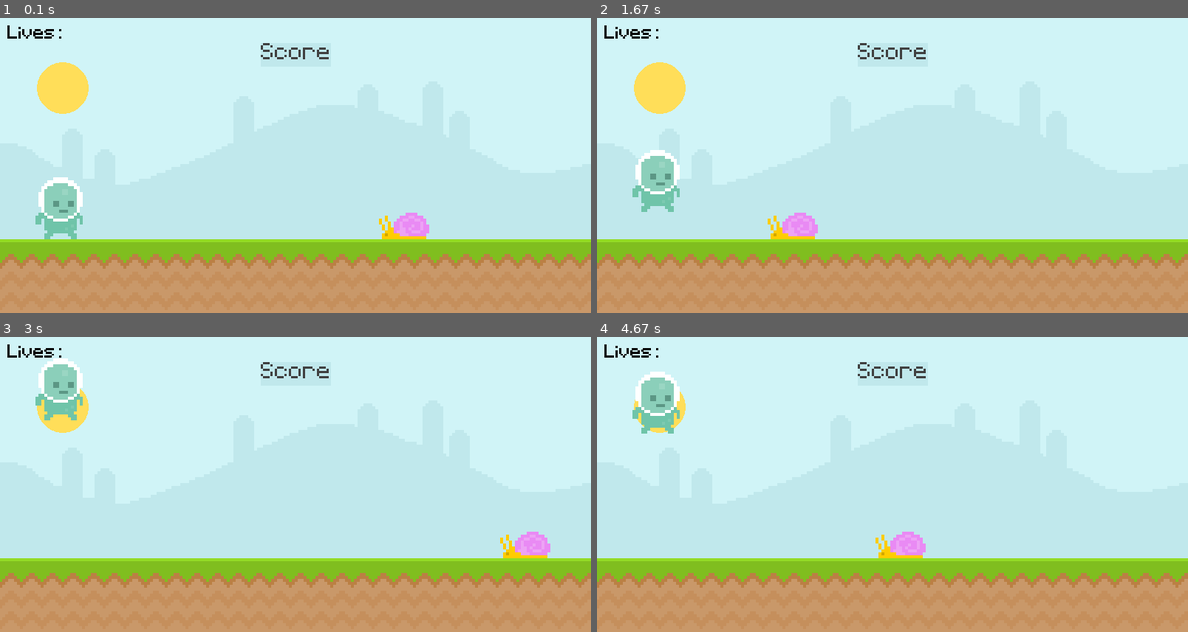
Above: before the commit, frames 1-4 (two rows, left to right).
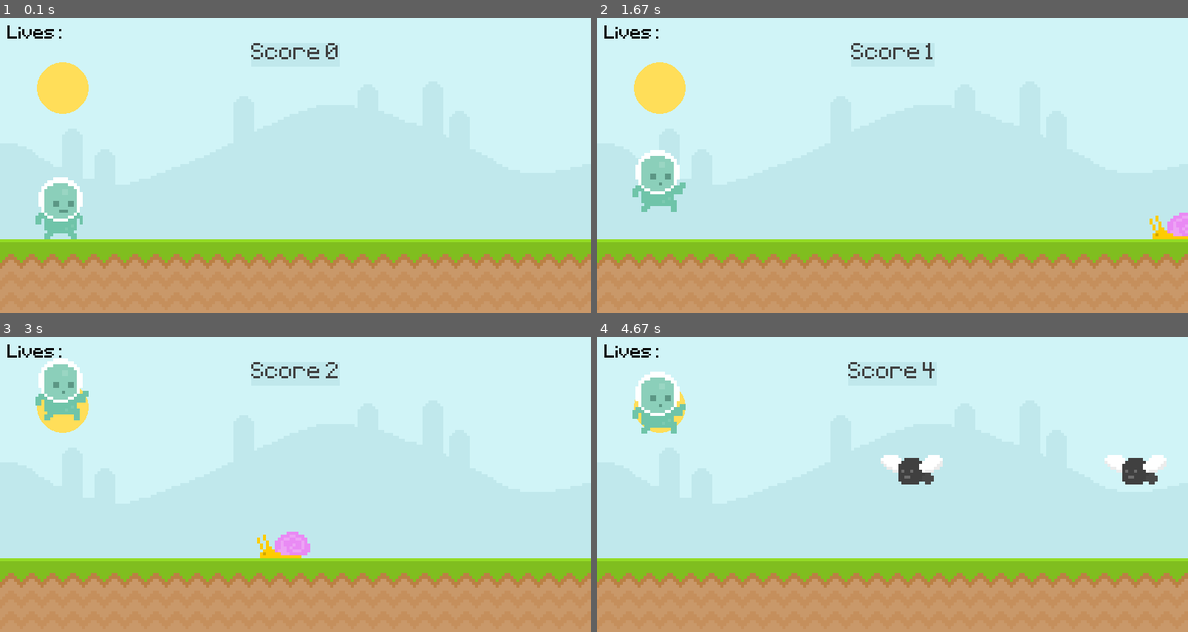
Above: after the commit, the same moments.

Repository: OscarGM40/pygames
Game: pygame game, started from pygameIntro/main.py
Same seed, same stepped clock (60 frames per second), same inputs: the game is played once before the commit and once after it.
Inputs (mouse positions are in pixels of both pictures, inside the frame that each line leads up to):
- Up to frame 1 (0.1 s): no input
- Up to frame 2 (1.67 s): tap Space at 0.33, 0.73, 1.03, 1.57 s
- Up to frame 3 (3 s): tap Space at 1.87, 2.4, 2.7 s; click (307, 384) at 2.05 s
- Up to frame 4 (4.67 s): tap Space at 3.3, 3.6, 4.13, 4.43 s

The runs differ from the first frame. In frame 1, 0.9% of the frame differs, in the area x 42-73%, y 8-75%; in frame 2, 1.4%; in frame 3, 1.5%; in frame 4, 2.4%, in the area x 10-97%, y 8-75%.

Commit message:
pygame is God

Diff:
--- a/pygameIntro/level.py
+++ b/pygameIntro/level.py
@@ -1,6 +1,12 @@
 import pygame
+from random import randint
 
 class Level():
+  start_time = 0
+  snail_frame_index = 0
+  snail_frames = []
+  fly_frame_index = 0
+  fly_frames = []
   def __init__(self):
     # SUPERFICES: creo una regular surface con pygame.Surface((width, height))
     # test_surface = pygame.Surface((100,200))
@@ -10,8 +16,18 @@
     self.create_player()
     self.create_enemy()
     self.create_UI()
+    self.display_score()
     self.player_gravity = 0
     self.player_is_jumping = False
+    self.enemies_list = []
+    self.enemies_surf = []
+
+    self.types = []
+    self.enemies = {
+      'rects': self.enemies_list,
+      'surfs': self.enemies_surf,
+      'types': self.types
+    }
 
   def create_map(self):
     # IMAGENES: para importar una imagen se usa pygame.image.load(ruta):
@@ -19,12 +35,52 @@
     self.ground_surface = pygame.image.load('graphics/ground.png').convert_alpha()
 
   def create_player(self):
-    self.player_surf = pygame.image.load('graphics/Player/player_walk_1.png').convert_alpha()
+    player_walk_1 = pygame.image.load('graphics/Player/player_walk_1.png').convert_alpha()
+    player_walk_2 = pygame.image.load('graphics/Player/player_walk_2.png').convert_alpha()
+    self.player_walk = [player_walk_1, player_walk_2]
+    self.player_index = 0
+    self.player_jump = pygame.image.load('graphics/Player/jump.png').convert_alpha()
+    self.player_surf = self.player_walk[self.player_index]
     self.player_rect = self.player_surf.get_rect(midbottom = (80,300))
 
+
+
+  def create_standing_player(self):
+    self.player_standing_surf = pygame.image.load('graphics/Player/player_stand.png').convert_alpha()
+    # self.player_standing_surf = pygame.transform.scale(self.player_standing_surf,(150,150))
+    self.player_standing_surf = pygame.transform.rotozoom(self.player_standing_surf,0,2)
+    self.player_standing_rect = self.player_standing_surf.get_rect(center = (400,200))
+    return (self.player_standing_surf, self.player_standing_rect)
+
+  def create_game_over_UI(self):
+    self.text_font = pygame.font.Font('font/Pixeltype.ttf',50)
+    self.game_title_surf = self.text_font.render("Pixel Runner",False,(111,196,169))
+    self.game_title_rect = self.game_title_surf.get_rect(center = (410,80))
+    self.game_message = self.text_font.render("Press space to run",False,(111,196,169))
+    self.game_message_rect = self.game_message.get_rect(center = (410,340))
+    return(self.game_title_surf, self.game_title_rect, self.game_message, self.game_message_rect)
+
+
   def create_enemy(self):
-    self.snail_surf = pygame.image.load('graphics/snail/snail1.png').convert_alpha()
-    self.snail_rect = self.snail_surf.get_rect(bottomright = (600,300))
+    condition = randint(0,2)
+    if condition == 0:
+      self.snail_frame_1 = pygame.image.load('graphics/snail/snail1.png').convert_alpha()
+      self.snail_frame_2 = pygame.image.load('graphics/snail/snail2.png').convert_alpha()
+      self.snail_frames = [self.snail_frame_1, self.snail_frame_2]
+      self.snail_frame_index = 0
+      self.snail_surf = self.snail_frames[0]
+      self.snail_rect = self.snail_surf.get_rect(bottomright = (randint(900,1100),300))
+      self.type = "snail"
+      return (self.snail_surf,self.snail_rect, self.type)
+    else:
+      self.fly_frame_1 = pygame.image.load('graphics/Fly/Fly1.png').convert_alpha()
+      self.fly_frame_2 = pygame.image.load('graphics/Fly/Fly2.png').convert_alpha()
+      self.fly_frames = [self.fly_frame_1, self.fly_frame_2]
+      self.fly_frame_index = 0
+      self.fly_surf = self.fly_frames[0]
+      self.fly_rect = self.fly_surf.get_rect(bottomright = (randint(900,1100),200))
+      self.type = "fly"
+      return (self.fly_surf,self.fly_rect,self.type)
 
   def create_UI(self):
     # TEXTOS: hay que crear una fuente con la clase pygame.font.Font(family,size as Integer)
@@ -34,5 +90,12 @@
     self.lives_font = pygame.font.Font('font/Pixeltype.ttf',40)
     self.lives_surf = self.lives_font.render("Lives:",False,pygame.Color('Black'))
     self.lives_rect = self.lives_surf.get_rect(topleft = (10,10))
-    self.score_surf = self.text_font.render("Score",False,(64,64,64))
+    # self.score_surf = self.text_font.render("Score",False,(64,64,64))
+    # self.score_rect = self.score_surf.get_rect(center = (400,50))
+
+  def display_score(self):
+    # global current_time <- forma uno de hacer una variable global
+    current_time = int(pygame.time.get_ticks() / 1000) - self.start_time
+    self.score_surf = self.text_font.render(f'Score {current_time}',False,(64,64,64))
     self.score_rect = self.score_surf.get_rect(center = (400,50))
+    return current_time
--- a/pygameIntro/main.py
+++ b/pygameIntro/main.py
@@ -14,6 +14,47 @@
     self.clock = pygame.time.Clock()
     self.game_active = True
     self.level = Level()
+    self.score = 0
+    self.text_font = pygame.font.Font('font/Pixeltype.ttf',50)
+    # siempre hay que sumar 1 más a USERVENT por cada timer que cree
+    self.obstacle_timer = pygame.USEREVENT  + 1
+    # pygame.time.set_timer(functionToExecute, milliseconds)
+    pygame.time.set_timer(self.obstacle_timer, 1300)
+    # más timers para animar los enemies
+    self.snail_animation_timer = pygame.USEREVENT + 2
+    pygame.time.set_timer(self.snail_animation_timer, 300)
+    self.fly_animation_timer = pygame.USEREVENT + 3
+    pygame.time.set_timer(self.fly_animation_timer, 200)
+
+  def collisions(self,player,obstacles):
+    if obstacles:
+      for obstacle_rect in obstacles:
+        if player.colliderect(obstacle_rect):
+          return False
+    return True
+
+  def player_animation(self):
+    global player_surf,player_index
+    # si no toca el suelo cambio el sprite
+    if self.level.player_rect.bottom < 300:
+      self.level.player_surf = self.level.player_jump
+    else:
+      self.level.player_index += 0.1
+      self.level.player_surf = self.level.player_walk[int(self.level.player_index) % len(self.level.player_walk)]
+
+  def create_enemies(self):
+    # for enemy_rect in self.level.enemies_list:
+    if(self.level.enemies):
+      for enemy_rect in self.level.enemies['rects']:
+        enemy_rect.x -= 5
+        if enemy_rect.bottom == 300:
+          self.screen.blit(self.level.snail_surf, enemy_rect)
+        else:
+          self.screen.blit(self.level.fly_surf, enemy_rect)
+          # list comprehension(x for x in list if ...):
+      self.level.enemies_list = [enemy_rect for enemy_rect in self.level.enemies_list if enemy_rect.x > -100]
+
+    return self.level.enemies_list
 
 # sin embargo falta mantener el script indefinidamente
   def run(self):
@@ -40,6 +81,39 @@
               self.level.player_gravity = 0
               self.level.player_rect.bottom = 300
               self.level.snail_rect.right = 800
+              self.level.start_time = int(pygame.time.get_ticks() / 1000)
+        if event.type == self.obstacle_timer and self.game_active:
+          newEnemy = self.level.create_enemy()
+          self.level.enemies['surfs'].append(newEnemy[0])
+          self.level.enemies['rects'].append(newEnemy[1])
+          self.level.enemies['types'].append(newEnemy[2])
+          self.level.enemies_surf.append(newEnemy[0])
+          self.level.enemies_list.append(newEnemy[1])
+          self.level.types.append(newEnemy[2])
+        if event.type == self.snail_animation_timer and self.game_active:
+          snail_frame_1 = pygame.image.load('graphics/snail/snail1.png').convert_alpha()
+          snail_frame_2 = pygame.image.load('graphics/snail/snail2.png').convert_alpha()
+          snail_frames = [snail_frame_1, snail_frame_2]
+          self.level.snail_surf = snail_frames[0]
+          if self.level.snail_frame_index == 0:
+            self.level.snail_frame_index = 1
+          else:
+            self.level.snail_frame_index = 0
+          self.level.snail_surf = snail_frames[self.level.snail_frame_index]
+        if event.type == self.fly_animation_timer and self.game_active:
+          fly_frame_1 = pygame.image.load('graphics/Fly/Fly1.png').convert_alpha()
+          fly_frame_2 = pygame.image.load('graphics/Fly/Fly2.png').convert_alpha()
+          fly_frames = [fly_frame_1,fly_frame_2]
+          self.level.fly_surf = fly_frames[0]
+          if self.level.fly_frame_index == 0:
+            self.level.fly_frame_index = 1
+          else:
+            self.level.fly_frame_index = 0
+          self.level.fly_surf = fly_frames[self.level.fly_frame_index]
+
+
+
+
       if self.game_active:
         self.screen.blit(self.level.sky_surface,(0,0))
         self.screen.blit(self.level.ground_surface,(0,300))
@@ -47,13 +121,15 @@
         pygame.draw.rect(self.screen,'#c0e8ec',self.level.score_rect,6)
         # pygame.draw.line(self.screen,'Pink',(0,0),(800,400),6)
         pygame.draw.ellipse(self.screen,(255,222,89),pygame.Rect(50,60,70,70))
+        self.score = self.level.display_score()
+        self.level.enemies_list = self.create_enemies()
+        # collisions
+        self.game_active = self.collisions(self.level.player_rect,self.level.enemies_list)
+        self.player_animation()
         self.screen.blit(self.level.score_surf,self.level.score_rect)
         self.screen.blit(self.level.lives_surf,self.level.lives_rect)
 
-        self.screen.blit(self.level.snail_surf,self.level.snail_rect)
-        self.level.snail_rect.x -= 3
-        if self.level.snail_rect.right <= 0:
-          self.level.snail_rect.left = 800
+        # self.screen.blit(self.level.snail_surf,self.level.snail_rect)
 
         self.level.player_gravity += 1
         self.level.player_rect.bottom += self.level.player_gravity
@@ -62,9 +138,10 @@
           self.level.player_rect.bottom = 300
         self.screen.blit(self.level.player_surf,self.level.player_rect)
 
+
         # si toca el snail se acaba el juego
-        if self.level.player_rect.colliderect(self.level.snail_rect):
-          self.game_active = False
+        # if self.level.player_rect.colliderect(self.level.snail_rect):
+        #   self.game_active = False
 
         # pygame.key.get_pressed() devuelve un array de 0 y 1 con todas las teclas
         keys = pygame.key.get_pressed() # lo mejor es usarlo como un diccionario
@@ -73,7 +150,20 @@
             self.level.player_is_jumping = True
             self.level.player_gravity = -20
       else:
-        self.screen.fill('yellow')
+        self.screen.fill((94,129,162))
+        self.level.enemies_list.clear()
+        self.level.player_rect.midbottom = (80,300)
+        self.level.player_gravity = 0
+        self.screen.blit(self.level.create_standing_player()[0], self.level.create_standing_player()[1])
+        score_message = self.text_font.render(f'Your score: {self.score}', False, (111,196,169))
+        score_message_rect = score_message.get_rect(center = (400,330))
+        self.screen.blit(self.level.create_game_over_UI()[0], self.level.create_game_over_UI()[1])
+
+        if self.score == 0:
+          self.screen.blit(self.level.create_game_over_UI()[2], self.level.create_game_over_UI()[3])
+        else:
+          self.screen.blit(score_message, score_message_rect)
+
       # en este bucle hay que llamar a display.update para que actualice todo
       pygame.display.update()
       self.clock.tick(60) # con la instancia de Clock fijo el framerrate máximo,y este bucle while True se ejecutará máximo 60 veces por segundo
--- a/pygameIntro/pygameIntroNotes.txt
+++ b/pygameIntro/pygameIntroNotes.txt
@@ -283,3 +283,126 @@
 De nuevo esto es bastante básico y no es lo mejor para un juego complejo.
 
 				DISPLAYING THE SCORE 1H 56M
+
+Para crear un marcador correctamente necesito:
+1- actualizar el score en cada frame
+2- ponerlo en una surface
+3- mostrar esa surface
+
+Para ello lo primero es obtener el tiempo actual,lo tengo en pygame.time.get_ticks(),el cual devuelve los ms actuales.Fijate que si lo meto en el bucle while se eejecutará cada frame,pero si no está en un bucle simplemente devuelve una vez ls milisegundos actuales
+
+TIP: puedo convertir a string de varias maneras.
+1- str(current_time)
+2- (f'{current_time}') <- fijate que es f'{}' el format siempre sobre el string
+
+* Puedo observar que ver los ms es una información que cambia muy rápido.
+
+  def display_score(self):
+    current_time = int(pygame.time.get_ticks() / 1000) - self.start_time
+    self.score_surf = self.text_font.render(f'Score {current_time}',False,(64,64,64))
+    self.score_rect = self.score_surf.get_rect(center = (400,50))
+
+				IMPROVING THE GAME OVER SCREEN 2H 05M
+
+Queremos mejorar la pantalla de game over.Para ello hay que aprender como transformar surfaces(como escalarlas,rotarlas,...)Y para realizar esto está el módulo pygame.transform y sus métodos:
+pygame.transform.flip: flip vertically and horizontally
+pygame.transform.rotate: rotate an image
+pygame.transform.scale: resize to new resolution
+...
+
+De momento usaremos scale(surface,(newWidht,newHeightS)) aunque se suele escalar con smoothscale,etc que será más costoso pero más correcto
+Fijate que scale2x(surface) también es muy usado y simplemente dobla la surface
+
+También pygame.transform.rotozoom(surface,angle,scale) combina scale y rotation y es muy usado:
+self.player_standing_surf = pygame.transform.rotozoom(self.player_standing_surf,0,2)
+Este método parece ofrecer un mejor algoritmo de escalado asi que lo usaremos sobre scale.Fijate que además sería muy sencillo meter un angle de rotation de la image.
+
+Fijate que Python se parece mucho a JS ya que las def puedo omitir el return(pero devuelven return None,ojo):
+  def create_standing_player(self):
+    self.player_standing_surf = pygame.image.load('graphics/Player/player_stand.png').convert_alpha()
+    # self.player_standing_surf = pygame.transform.scale(self.player_standing_surf,(150,150))
+    self.player_standing_surf = pygame.transform.rotozoom(self.player_standing_surf,0,2)
+    self.player_standing_rect = self.player_standing_surf.get_rect(center = (400,200))
+    return (self.player_standing_surf, self.player_standing_rect)
+
+  def create_game_over_UI(self):
+    self.text_font = pygame.font.Font('font/Pixeltype.ttf',50)
+    self.game_title_surf = self.text_font.render("Pixel Runner",False,(111,196,169))
+    self.game_title_rect = self.game_title_surf.get_rect(center = (410,80))
+    self.game_message = self.text_font.render("Press space to run",False,(111,196,169))
+    self.game_message_rect = self.game_message.get_rect(center = (410,340))
+    return(self.game_title_surf, self.game_title_rect, self.game_message, self.game_message_rect)
+
+					2H 20M DISPLAYING SCORE
+
+Para poder acceder al score desde esa zona que muestra la pantalla de game over tengo dos opciones.La primera es declarar una variable global:
+
+def display_score():
+  global current_time
+  current_time: int(pygame.time.get_ticks() / 1000) start_time
+
+La segunda es haciendo que la funcion retorne ese valor con un return y despues metiendo la llamada a la funcion en otra variable.
+
+def display_score():
+  current_time: int(pygame.time.get_ticks() / 1000) start_time
+  return current_time
+
+from_other_file = display_score()
+
+						TIMERS 2H 25M
+
+We want another enemy in the game.Para ello tendré que seguir varios pasos:
+1- Create a custom event
+2- Tell pygame to trigger that event continously
+3- Add code in the event loop to do what I need
+
+NOTA: fijate que fácil era cambiar las surfaces mirando por la posición en el eje y:
+
+  def create_enemies(self):
+    # for enemy_rect in self.level.enemies_list:
+    if(self.level.enemies):
+      for enemy_rect in self.level.enemies['rects']:
+        enemy_rect.x -= 5
+        if enemy_rect.bottom == 300:
+          self.screen.blit(self.level.snail_surf, enemy_rect)
+        else:
+          self.screen.blit(self.level.fly_surf, enemy_rect)
+          # list comprehension(x for x in list if ...):
+      self.level.enemies_list = [enemy_rect for enemy_rect in self.level.enemies_list if enemy_rect.x > -100]
+
+    return self.level.enemies_list
+
+Cuando choque el player queremos resetear la gravity,la posición y la lista de coolider_rects de los enemies,para que no choque inmediatamente en el siguiente frame:
+  self.level.enemies_list.clear()
+        self.level.player_rect.midbottom = (80,300)
+        self.level.player_gravity = 0
+
+			ANIMATE THE PLAYER,THE FLY AND THE SNAIL 2h50m
+
+Si consigo animar los sprites será algo que quede muy bien,una gran mejora.Un juego con animaciones siempre luce mucho mejor que con sprites estáticos
+Haremos algo muy básico,simplemente cambiaremos el sprite cada ciertos ms.
+
+Para hacer esto usaremos nuestro propio timer si se trata de la animation del player,pero we will rely on the inbuild timers to update enemies surfaces/sprites.
+
+Lo primero es declarar todo lo necesario.
+  def create_player(self):
+    player_walk_1 = pygame.image.load('graphics/Player/player_walk_1.png').convert_alpha()
+    player_walk_2 = pygame.image.load('graphics/Player/player_walk_2.png').convert_alpha()
+    self.player_walk = [player_walk_1, player_walk_2]
+    self.player_index = 0
+    self.player_jump = pygame.image.load('graphics/Player/jump.png').convert_alpha()
+    self.player_surf = self.player_walk[self.player_index]
+    self.player_rect = self.player_surf.get_rect(midbottom = (80,300))
+
+Despues creo el método:
+  def player_animation(self):
+    global player_surf,player_index
+    # si no toca el suelo cambio el sprite
+    if self.level.player_rect.bottom < 300:
+      self.level.player_surf = self.level.player_jump
+    else:
+      self.level.player_index += 0.1
+      self.level.player_surf = self.level.player_walk[int(self.level.player_index) % len(self.level.player_walk)]
+
+Para los enemigos es un poco más complejo,ya que no solo hay uno
+3h10
